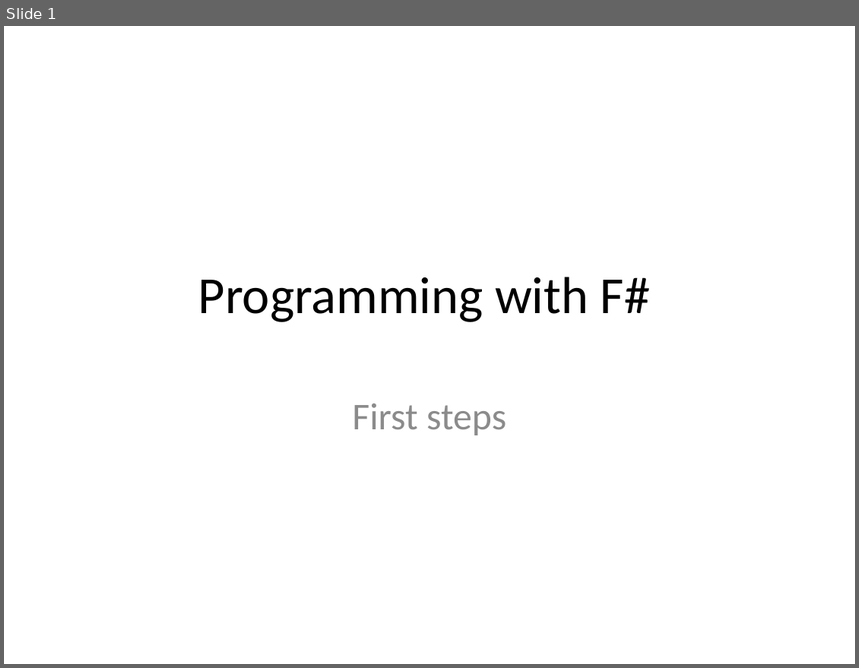
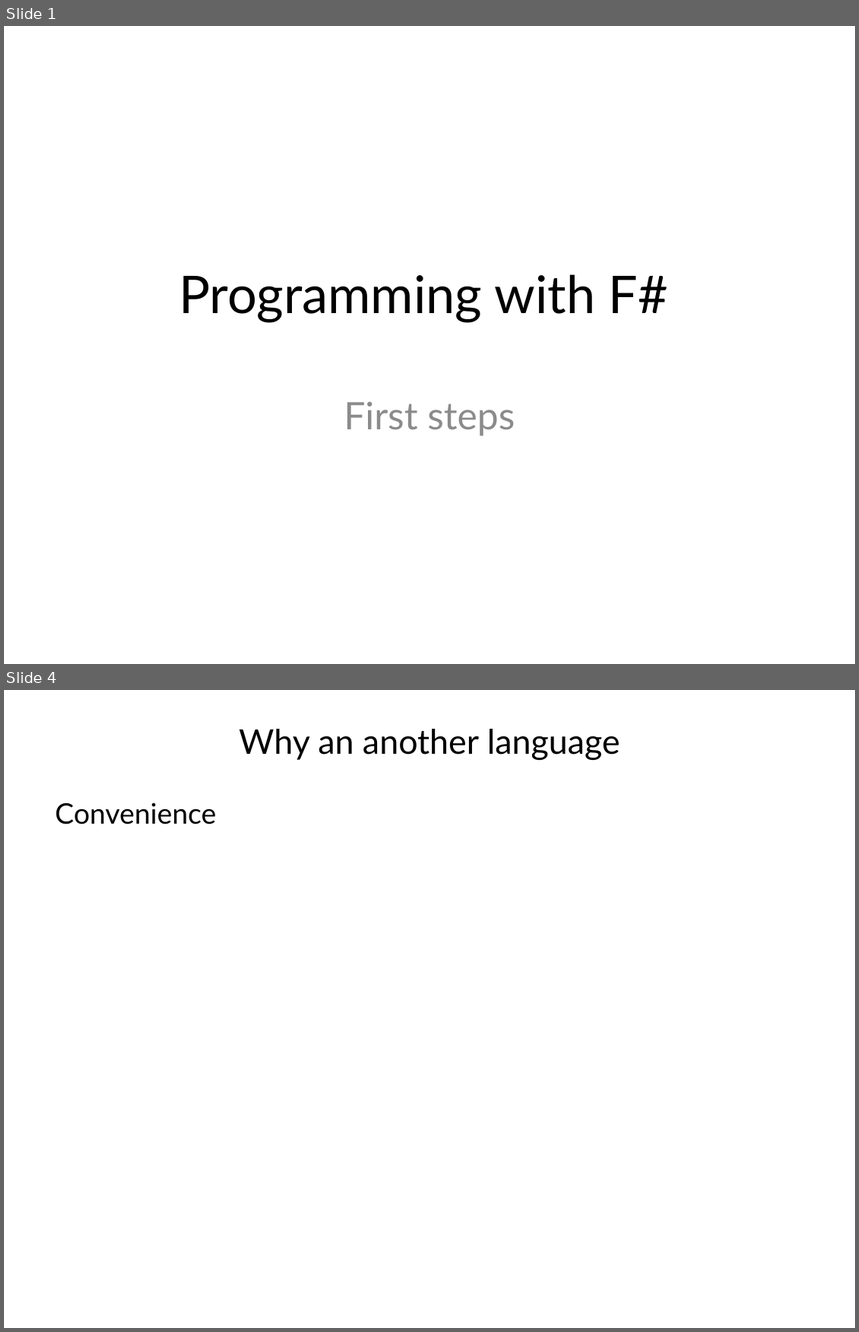
Before and after one commit to vba/presentations, a slide deck: fsharp/part1/presentation.pptx. Shown one above the other, each under a label of ours: slide 1 before the commit, slides 1 and 4 after it; the slides between them are not shown. The pictures are 859x668 and 859x1332 pixels, drawn with LibreOffice and Linux fonts; fonts in the diff are those of the drawing. Boxes give left, top, right and bottom in pixels: in the first picture for what was removed or moved away, otherwise in the second. Text is boxed around its words. In the diff, an @@ line names an element or a change of style, - is before the commit and + after.

```diff
--- a/fsharp/part1/presentation.pptx
+++ b/fsharp/part1/presentation.pptx
@@ slide 4 added at (4,690,855,1328), background #FFFFFF @@
@@ title added at (239,729,620,761), 28.8 pt, text #000000 @@
+Why an another language
@@ text added at (55,803,216,825), 24 pt, text #000000 @@
+Convenience
@@ slide 1 changed as well @@
@@ title "Programming with F#" at (179,275,668,323): font Calibri to Lato @@
@@ subtitle "First steps" at (344,402,515,436): font Calibri to Lato @@
```
Also in this commit, not shown: 4 other slides added, 1 other file.
